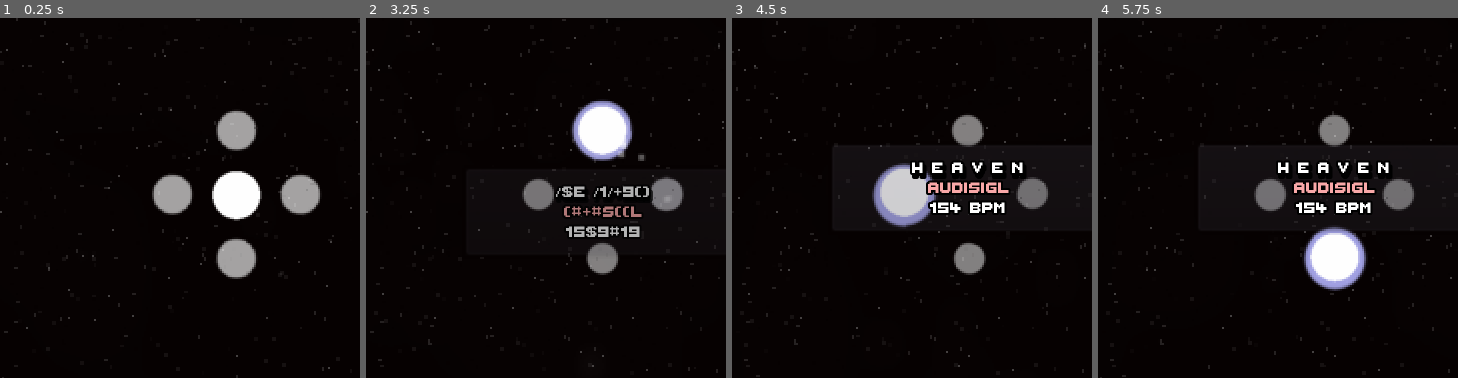
Above: before the commit, frames 1-4 (left to right).
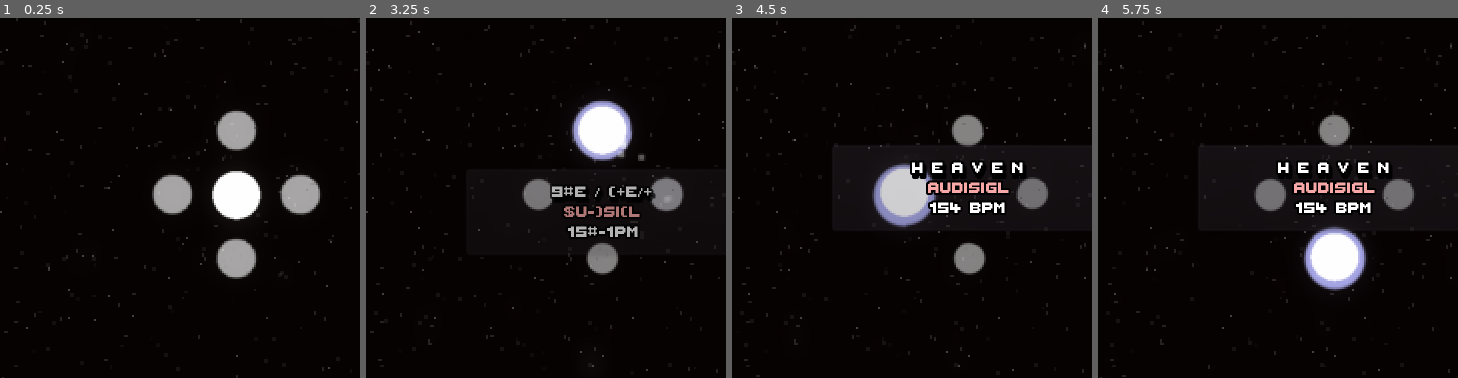
Above: after the commit, the same moments.

Repository: SeriousMapper/orb_seq2.0
Game: Godot game, scene res://scenes/game.tscn
Two runs of this game, one before a commit and one after it. Both use one fixed random seed, a clock stepped at 60 frames per second and the inputs below. Sound files missing from this copy of the repository are replaced by a short silence.
Inputs (mouse positions are % of the whole screen's width and height, from its top left):
- Up to frame 1 (0.25 s): no input
- Up to frame 2 (3.25 s): move the mouse to (72, 45) at 0.52 s; hold Right (RIGHT) 0.53-1.28 s; click (72, 45) at 0.67 s; move the mouse to (30, 55) at 1.27 s; hold Down (DOWN) 1.28-2.03 s; move the mouse to (60, 28) at 2.02 s; hold Right (RIGHT) 2.03-2.78 s; move the mouse to (45, 70) at 2.77 s; hold Up (UP) from 2.78 s (still down); click (45, 70) at 2.92 s
- Up to frame 3 (4.5 s): move the mouse to (80, 65) at 3.52 s; release Up (UP) at 3.53 s; hold Left (LEFT) from 3.53 s (still down); move the mouse to (20, 35) at 4.27 s
- Up to frame 4 (5.75 s): tap Enter at 5 s; move the mouse to (55, 50) at 5.02 s; release Left (LEFT) at 5.03 s; hold Down (DOWN) from 5.03 s (still down); click (55, 50) at 5.17 s
The pictures show only the part of the screen within x 17-67%, y 25-75%; the shares and areas given below are measured in that part.

The runs differ from the first frame. In frame 2, 1.2% of the frame differs, in the area x 51-81%, y 46-61%; in frame 3, less than 0.1%; in frame 4, less than 0.1%.

Commit message:
verison 3.0

Diff:
--- /dev/null
+++ b/assets/environments/game.tres
@@ -0,0 +1,11 @@
+[gd_resource type="Environment" format=2]
+
+[resource]
+background_mode = 4
+glow_enabled = true
+glow_intensity = 2.69
+glow_strength = 0.63
+glow_bloom = 0.05
+glow_blend_mode = 1
+glow_hdr_threshold = 0.96
+glow_hdr_scale = 2.31
--- a/assets/shaders/cool_circle.gdshader
+++ b/assets/shaders/cool_circle.gdshader
@@ -13,9 +13,5 @@
 	float d = distance(UV, vec2(0.5));
 	float circle = smoothstep(d - edge_softness, d, radius - edge_softness);
 	float circ2 = smoothstep(d - edge_softness, d, radius * 0.9 - edge_softness);
-	COLOR = vec4(color.rgb, circle - circ2);
+	COLOR = vec4(color.rgb, circle);
 }
-void vertex() {
-    VERTEX.y += sin(UV.x * TIME) * 10.0;
-	VERTEX.x += sin(UV.x * TIME) * 10.0;
-}
--- a/entities/catch/catch.gd
+++ b/entities/catch/catch.gd
@@ -20,11 +20,6 @@
 	pass
 
 func _process(delta):
-
-	$Okay.monitoring = colliding
-
-	$Good.monitoring = colliding
-	$Perfect.monitoring = colliding
 	$Particles2D.emitting = long_active && active
 	if active:
 		mod = Color(0.7,0.7, 1.0, 0.9)
@@ -39,41 +34,38 @@
 		scale_mod = Vector2(0.5,0.5)
 
 	if just_pressed:
-		time += delta
-		colliding = true
-
-		if time > just_pressed_timer:
-			just_pressed = false
-			colliding = false
-			time = 0
-			print("just pressed!")
+		var collision = $Good.get_overlapping_areas()
+		if collision.size() > 0:
+			var note = collision[0].get_parent()
+			if note.is_in_group("notes"):
+				_process_note(note)
+	just_pressed = false
 	circle.modulate = circle.modulate.linear_interpolate(mod, delta * 5)
 	circle.scale = circle.scale.linear_interpolate(scale_mod, delta * 5)
 
 
 func _process_note(note):
-	print(note.hit, just_pressed)
 	if just_pressed && note.hit == false:
 		var text = ""
 		note.hit = true
-		var accuracy = 0.0
-		if note.is_in_group("long_notes"):
+		var accuracy = 1- abs(note.calculate_accuracy())
+		print(accuracy)
+		if note.is_in_group("long_notes") and !note.hit_state:
 			connect("unactive", note, "key_released")
 			long_active = true
 			print("long note!")
-		match state:
-			states.PERFECT:
-				text = "Perfect!"
-				Player.perfect += 1
-				accuracy = 1.0
-			states.OKAY:
-				text = "Okay"
-				Player.okay += 1
-				accuracy = 0.7
-			states.GOOD:
-				text = "Good!"
-				Player.good += 1
-				accuracy = 0.8
+		if accuracy > 0.9:
+			text = "Perfect!"
+			Player.perfect += 1
+		elif accuracy > 0.7:
+			Player.good += 1
+			text = "Good!"
+		elif accuracy > 0.3:
+			text = "Okay"
+			Player.okay += 1
+
+
+
 		if text != "":
 			Player.add_combo()
 			HUD.spawn_floaty_text(global_position, text)
@@ -86,12 +78,7 @@
 
 
 
-func _on_Perfect_area_entered(area):
-	var body = area.get_parent()
-	if body.is_in_group("notes"):
 
-		state = states.PERFECT
-		_process_note(area.get_parent())
 
 
 func _on_Good_area_entered(area):
@@ -102,20 +89,7 @@
 		tween.interpolate_property(circ2, "modulate:a", circ2.modulate.a, 0.1, 0.3,Tween.TRANS_CUBIC)
 		tween.interpolate_property(circ2, "scale", circ2.scale, Vector2(1.2,1.2), 0.3,Tween.TRANS_CUBIC)
 		tween.start()
-		_process_note(area.get_parent())
 
-func _on_Okay_area_entered(area):
-	var body = area.get_parent()
-	if body.is_in_group("notes"):
-		state = states.OKAY
-#		tween.interpolate_property(circ2, "modulate:a", circ2.modulate.a, 0.1, 0.3,Tween.TRANS_CUBIC)
-#		tween.interpolate_property(circ2, "scale", circ2.scale, Vector2(1.2,1.2), 0.3,Tween.TRANS_CUBIC)
-#		tween.start()
-		_process_note(area.get_parent())
-
-
-func _on_Okay_area_exited(area):
-	pass
 
 
 func _on_Good_area_exited(area):
--- a/entities/catch/catch.tscn
+++ b/entities/catch/catch.tscn
@@ -1,16 +1,10 @@
-[gd_scene load_steps=10 format=2]
+[gd_scene load_steps=8 format=2]
 
 [ext_resource path="res://assets/svg/circle.svg" type="Texture" id=1]
 [ext_resource path="res://entities/catch/catch.gd" type="Script" id=2]
 
-[sub_resource type="CircleShape2D" id=8]
-radius = 17.0
-
-[sub_resource type="CircleShape2D" id=9]
-radius = 14.0357
-
-[sub_resource type="CircleShape2D" id=10]
-radius = 9.0
+[sub_resource type="RectangleShape2D" id=8]
+extents = Vector2( 16, 15.5 )
 
 [sub_resource type="RectangleShape2D" id=4]
 extents = Vector2( 3.5, 3.5 )
@@ -39,29 +33,14 @@
 process_priority = 2
 script = ExtResource( 2 )
 
-[node name="Okay" type="Area2D" parent="."]
+[node name="Good" type="Area2D" parent="."]
+process_priority = 1
 collision_layer = 3
 collision_mask = 3
-priority = 1.0
-
-[node name="CollisionShape2D" type="CollisionShape2D" parent="Okay"]
-shape = SubResource( 8 )
-
-[node name="Good" type="Area2D" parent="."]
-collision_layer = 3
-collision_mask = 3
-priority = 2.0
+priority = 4.0
 
 [node name="CollisionShape2D" type="CollisionShape2D" parent="Good"]
-shape = SubResource( 9 )
-
-[node name="Perfect" type="Area2D" parent="."]
-collision_layer = 3
-collision_mask = 3
-priority = 3.0
-
-[node name="CollisionShape2D" type="CollisionShape2D" parent="Perfect"]
-shape = SubResource( 10 )
+shape = SubResource( 8 )
 
 [node name="Circle2" type="Sprite" parent="."]
 modulate = Color( 1, 1, 1, 0 )
@@ -88,9 +67,6 @@
 lifetime = 0.7
 process_material = SubResource( 7 )
 
-[connection signal="area_entered" from="Okay" to="." method="_on_Okay_area_entered"]
-[connection signal="area_exited" from="Okay" to="." method="_on_Okay_area_exited"]
 [connection signal="area_entered" from="Good" to="." method="_on_Good_area_entered"]
 [connection signal="area_exited" from="Good" to="." method="_on_Good_area_exited"]
-[connection signal="area_entered" from="Perfect" to="." method="_on_Perfect_area_entered"]
 [connection signal="area_entered" from="LongCatch" to="." method="_on_LongCatch_area_entered"]
--- a/entities/cool_text/MatrixText.gd
+++ b/entities/cool_text/MatrixText.gd
@@ -9,11 +9,11 @@
 var chars_decoded = 0
 var decoded = []
 var decision_time = 0.0
-var decision_update = 0.1
+var decision_update = 0.04
 var time = 1.0
 var chars = 0.0
 var count = 0
-var update_tick = 0.05
+var update_tick = 0.02
 var lbl = null
 # Called when the node enters the scene tree for the first time.
 func _ready() -> void:
@@ -45,6 +45,7 @@
 				string += c
 		if true_check:
 			set_process(false)
+			queue_free()
 		lbl.text = string
 	if decision_time > decision_update:
 		decision_time = 0.0
--- a/entities/note.tscn
+++ b/entities/note.tscn
@@ -4,7 +4,8 @@
 [ext_resource path="res://assets/svg/circle.svg" type="Texture" id=2]
 [ext_resource path="res://assets/font/MatchupPro.otf" type="DynamicFontData" id=3]
 
-[sub_resource type="CircleShape2D" id=1]
+[sub_resource type="RectangleShape2D" id=3]
+extents = Vector2( 14, 13.5 )
 
 [sub_resource type="DynamicFont" id=2]
 font_data = ExtResource( 3 )
@@ -24,7 +25,7 @@
 collision_mask = 3
 
 [node name="CollisionShape2D" type="CollisionShape2D" parent="area"]
-shape = SubResource( 1 )
+shape = SubResource( 3 )
 
 [node name="Label" type="Label" parent="."]
 margin_left = -19.0
--- a/entities/note/long_note.gd
+++ b/entities/note/long_note.gd
@@ -25,12 +25,17 @@
 var go_gray = false
 var tick = 0.1
 var time = 0
+var accuracy = 0.0
+var hit_state = false
+var beat_duration = 0.0
+var beat_mod = 0.0
 func _ready() -> void:
 	add_to_group("long_notes")
 	add_to_group("notes")
 	spawn_position = position
-	desired_position = gravity * 30
+	desired_position = gravity * 20
 	last_position = position
+	beat_duration = beat + duration
 	tail_length = (duration) * speed_per_unit
 	$Line2D.points[1] = tail_length * gravity
 	$end.position = tail_length * gravity
@@ -40,10 +45,14 @@
 func key_released():
 	hit = false
 	go_gray = true
-
+	beat_mod = duration
 # Called every frame. 'delta' is the elapsed time since the previous frame.
 #func _process(delta: float) -> void:
-#	pass
+func calculate_accuracy() -> float:
+	var acc = 0.0
+
+	acc = abs((beat+beat_mod)-audio_controller.current_beat)
+	return acc
 func _process(delta):
 	end_position = position + $end.position
 	var t = (beat-audio_controller.current_beat)/beats_advance
@@ -62,6 +71,9 @@
 			Player.remove_combo()
 			queue_free()
 	if hit:
+		if !hit_state:
+			$area.queue_free()
+			hit_state = true
 		time += delta
 		if time > tick:
 			Player.combo += 1
@@ -85,7 +97,3 @@
 	var q1 = p1.linear_interpolate(p2, t)
 	var r = q0.linear_interpolate(q1, t)
 	return r
-
-
-func _on_end_area_area_entered(area: Area2D) -> void:
-	"ARea Entered!"
--- a/entities/note/long_note.tscn
+++ b/entities/note/long_note.tscn
@@ -4,8 +4,8 @@
 [ext_resource path="res://assets/svg/circle.svg" type="Texture" id=2]
 [ext_resource path="res://assets/font/MatchupPro.otf" type="DynamicFontData" id=3]
 
-[sub_resource type="CircleShape2D" id=4]
-radius = 30.104
+[sub_resource type="RectangleShape2D" id=3]
+extents = Vector2( 25, 23.75 )
 
 [sub_resource type="DynamicFont" id=2]
 size = 14
@@ -14,7 +14,7 @@
 [sub_resource type="RectangleShape2D" id=1]
 extents = Vector2( 6, 7 )
 
-[sub_resource type="CircleShape2D" id=3]
+[sub_resource type="RectangleShape2D" id=4]
 
 [node name="long_note" type="Node2D"]
 script = ExtResource( 1 )
@@ -31,7 +31,8 @@
 priority = 2.0
 
 [node name="CollisionShape2D" type="CollisionShape2D" parent="end_area"]
-shape = SubResource( 4 )
+scale = Vector2( 1, 1 )
+shape = SubResource( 3 )
 
 [node name="end" type="Sprite" parent="."]
 position = Vector2( 160, 0 )
@@ -50,11 +51,11 @@
 margin_bottom = -12.0
 custom_fonts/font = SubResource( 2 )
 
-[node name="Area2D" type="Area2D" parent="."]
+[node name="start_area" type="Area2D" parent="."]
 collision_layer = 4
 collision_mask = 4
 
-[node name="CollisionShape2D" type="CollisionShape2D" parent="Area2D"]
+[node name="CollisionShape2D" type="CollisionShape2D" parent="start_area"]
 shape = SubResource( 1 )
 
 [node name="area" type="Area2D" parent="."]
@@ -62,6 +63,4 @@
 collision_mask = 3
 
 [node name="CollisionShape2D" type="CollisionShape2D" parent="area"]
-shape = SubResource( 3 )
-
-[connection signal="area_entered" from="end_area" to="." method="_on_end_area_area_entered"]
+shape = SubResource( 4 )
--- a/entities/note/note.gd
+++ b/entities/note/note.gd
@@ -23,7 +23,7 @@
 	add_to_group("notes")
 	dist = position.distance_to(desired_position)
 	spawn_position = position
-	desired_position = gravity * 30
+	desired_position = gravity * 20
 
 	dist_to_target = position.distance_to(desired_position)
 	speed = dist_to_target/2
@@ -35,6 +35,10 @@
 #	tween.start()
 #	yield(tween, "tween_completed")
 #	queue_free()
+func calculate_accuracy() -> float:
+	var acc = 0.0
+	acc = abs(beat-audio_controller.current_beat)
+	return acc
 func _process(delta):
 	var t = (beat-audio_controller.current_beat)/beats_advance
 	$Label.text = str(t)
--- a/entities/track_controller/track.gd
+++ b/entities/track_controller/track.gd
@@ -61,9 +61,10 @@
 	time = $Player.get_playback_position() + AudioServer.get_time_since_last_mix()
 	# Compensate for output latency.
 	time -= AudioServer.get_output_latency()
-	time -= latency_mod
+
 
 	current_beat = time/secs_per_beat
+	time -= latency_mod
 
 	if current_beat > next_beat:
 		next_beat = int(current_beat) + 4
@@ -80,7 +81,7 @@
 		var midi_key = int(notes[note_index].midi)
 		var midi_index = midi.find(midi_key)
 		var new_note
-		if notes[note_index].duration > 0.5:
+		if notes[note_index].duration > 0.7:
 			new_note = long_note.instance()
 			new_note.speed_per_unit = unit_per_measure
 
--- /dev/null
+++ b/menus/main_menu/Title.gd
@@ -0,0 +1,6 @@
+extends MarginContainer
+
+
+
+func _ready() -> void:
+	var text = MatrixText.new("     ORB_SEQ     ", $Label)
--- /dev/null
+++ b/menus/radial_menu/RadialMenu.gd
@@ -0,0 +1,32 @@
+extends Control
+
+
+var radius = 220
+var origin = Vector2(rect_size.x, rect_size.y/2)
+var buttons = 4
+var rotation = 270
+var start_rotation = 270
+var draw_ahead = 3
+var current_index = 0
+var button_nodes = []
+func _ready() -> void:
+	draw_buttons()
+	button_nodes[0].grab_focus()
+
+func draw_buttons():
+	create_button(1)
+
+
+
+func create_button(rev):
+	rotation = start_rotation
+	for i in draw_ahead:
+		var btn = Button.new()
+		var point = Vector2(radius * sin(deg2rad(rotation)),radius * cos(deg2rad(rotation)))
+
+		btn.rect_position = origin + point
+		btn.text = str(current_index)  + " ORB  SEQ"
+		rotation += 15 * rev
+		button_nodes.append(btn)
+		add_child(btn)
+		current_index = current_index + 1 % buttons
--- a/project.godot
+++ b/project.godot
@@ -70,7 +70,6 @@
 
 window/size/width=360
 window/size/height=360
-window/vsync/use_vsync=false
 window/stretch/mode="2d"
 window/stretch/aspect="keep"
 
--- /dev/null
+++ b/scenes/MainMenu.tscn
@@ -0,0 +1,137 @@
+[gd_scene load_steps=13 format=2]
+
+[ext_resource path="res://assets/font/ThaleahFat.ttf" type="DynamicFontData" id=1]
+[ext_resource path="res://menus/main_menu/Title.gd" type="Script" id=2]
+[ext_resource path="res://assets/environments/game.tres" type="Environment" id=3]
+[ext_resource path="res://assets/shaders/cool_circle.gdshader" type="Shader" id=4]
+[ext_resource path="res://theme.tres" type="Theme" id=5]
+[ext_resource path="res://menus/radial_menu/RadialMenu.gd" type="Script" id=6]
+
+[sub_resource type="Shader" id=2]
+code = "shader_type canvas_item;
+
+uniform float float_time = 1.0;
+uniform float float_strength = 0.5;
+
+void vertex() {
+	VERTEX += vec2(0, sin(TIME*float_time) * float_strength);
+
+}"
+
+[sub_resource type="ShaderMaterial" id=3]
+shader = SubResource( 2 )
+shader_param/float_time = 1.0
+shader_param/float_strength = 0.5
+
+[sub_resource type="DynamicFont" id=1]
+size = 50
+outline_size = 1
+outline_color = Color( 0.270588, 0.262745, 0.411765, 1 )
+font_data = ExtResource( 1 )
+
+[sub_resource type="ShaderMaterial" id=4]
+shader = ExtResource( 4 )
+shader_param/amt = 0.863
+shader_param/edge_softness = 0.0
+shader_param/color = Color( 0.156863, 0.207843, 0.25098, 1 )
+
+[sub_resource type="DynamicFont" id=6]
+size = 10
+outline_size = 1
+outline_color = Color( 0, 0, 0, 1 )
+font_data = ExtResource( 1 )
+
+[sub_resource type="StyleBoxFlat" id=5]
+content_margin_left = 4.0
+content_margin_right = 4.0
+content_margin_top = 4.0
+content_margin_bottom = 4.0
+bg_color = Color( 0.172549, 0.133333, 0.133333, 1 )
+border_color = Color( 0, 0, 0, 1 )
+corner_radius_top_left = 2
+corner_radius_top_right = 2
+corner_radius_bottom_right = 2
+corner_radius_bottom_left = 2
+corner_detail = 1
+expand_margin_left = 4.0
+expand_margin_right = 8.0
+expand_margin_bottom = 4.0
+
+[node name="MainMenu" type="Control"]
+anchor_right = 1.0
+anchor_bottom = 1.0
+
+[node name="Title" type="MarginContainer" parent="."]
+anchor_left = 0.5
+anchor_right = 0.5
+margin_left = -180.0
+margin_right = 180.0
+margin_bottom = 125.0
+script = ExtResource( 2 )
+
+[node name="Label" type="Label" parent="Title"]
+modulate = Color( 1.2, 1.2, 1.2, 1 )
+material = SubResource( 3 )
+margin_top = 39.0
+margin_right = 360.0
+margin_bottom = 86.0
+custom_fonts/font = SubResource( 1 )
+text = "     ORB_SEQ     "
+align = 1
+
+[node name="RadialMenu" type="Control" parent="."]
+anchor_left = 0.5
+anchor_top = 0.5
+anchor_right = 0.5
+anchor_bottom = 0.5
+margin_left = -180.0
+margin_top = -99.5
+margin_right = 180.0
+margin_bottom = 99.5
+rect_clip_content = true
+theme = ExtResource( 5 )
+script = ExtResource( 6 )
+
+[node name="Circle" type="ColorRect" parent="RadialMenu"]
+material = SubResource( 4 )
+anchor_left = 1.0
+anchor_top = 0.5
+anchor_right = 1.0
+anchor_bottom = 0.5
+margin_left = -149.0
+margin_top = -121.0
+margin_right = 83.0
+margin_bottom = 121.0
+
+[node name="Info" type="MarginContainer" parent="RadialMenu"]
+margin_left = 251.0
+margin_top = 42.0
+margin_right = 358.0
+margin_bottom = 159.0
+
+[node name="vbox" type="VBoxContainer" parent="RadialMenu/Info"]
+margin_right = 107.0
+margin_bottom = 117.0
+alignment = 1
+
+[node name="Label" type="Label" parent="RadialMenu/Info/vbox"]
+margin_top = 22.0
+margin_right = 107.0
+margin_bottom = 33.0
+size_flags_horizontal = 3
+size_flags_vertical = 5
+text = "Career"
+
+[node name="Label2" type="Label" parent="RadialMenu/Info/vbox"]
+margin_top = 37.0
+margin_right = 107.0
+margin_bottom = 94.0
+size_flags_horizontal = 3
+size_flags_vertical = 5
+custom_fonts/font = SubResource( 6 )
+custom_styles/normal = SubResource( 5 )
+text = "Play the career mode. From rags to riches, you will become the best dj in town."
+autowrap = true
+
+[node name="WorldEnvironment" type="WorldEnvironment" parent="."]
+environment = ExtResource( 3 )
--- a/scenes/game.tscn
+++ b/scenes/game.tscn
@@ -3,6 +3,7 @@
 [ext_resource path="res://tracks/Heaven.mp3" type="AudioStream" id=1]
 [ext_resource path="res://entities/controller/scripts/controller.gd" type="Script" id=2]
 [ext_resource path="res://entities/track_controller/track.gd" type="Script" id=3]
+[ext_resource path="res://assets/environments/game.tres" type="Environment" id=4]
 
 [sub_resource type="Shader" id=4]
 code = "shader_type canvas_item;
@@ -39,15 +40,6 @@
 radial_accel = 3.92
 scale = 3.0
 color_ramp = SubResource( 7 )
-
-[sub_resource type="Environment" id=9]
-background_mode = 4
-glow_enabled = true
-glow_intensity = 2.46
-glow_strength = 0.63
-glow_blend_mode = 1
-glow_hdr_threshold = 0.96
-glow_hdr_scale = 2.31
 
 [sub_resource type="Shader" id=10]
 code = "shader_type canvas_item;
@@ -104,13 +96,13 @@
 
 [node name="track" type="Node2D" parent="controller"]
 script = ExtResource( 3 )
-latency_mod = 0.0
+latency_mod = -0.01
 
 [node name="Player" type="AudioStreamPlayer" parent="controller/track"]
 stream = ExtResource( 1 )
 
 [node name="WorldEnvironment" type="WorldEnvironment" parent="."]
-environment = SubResource( 9 )
+environment = ExtResource( 4 )
 
 [node name="Background" type="CanvasLayer" parent="."]
 layer = -1
